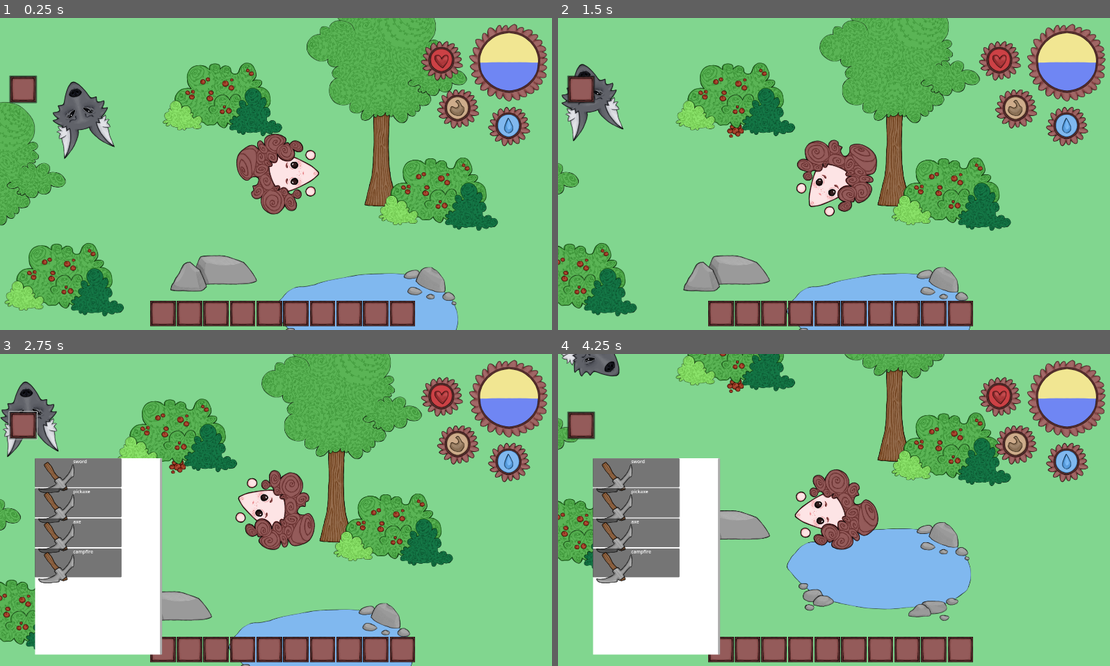
Above: before the commit, frames 1-4 (two rows, left to right).
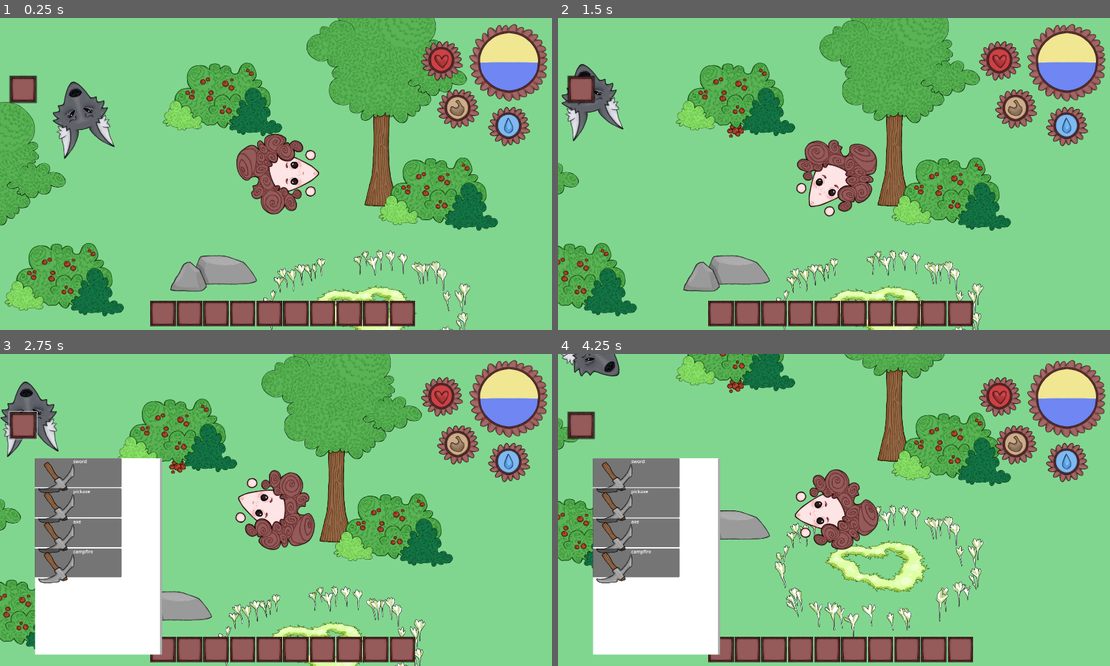
Above: after the commit, the same moments.

Repository: 7riciu/survival-game
Game: Godot game, scene res://scenes/game.tscn
Same seed, same stepped clock (60 frames per second), same inputs: the game is played once before the commit and once after it.
Inputs (mouse positions are in pixels of both pictures, inside the frame that each line leads up to):
- Up to frame 1 (0.25 s): no input
- Up to frame 2 (1.5 s): tap Enter at 0.5 s; move the mouse to (955, 158) at 0.52 s; hold Right (right) 0.53-1.25 s; tap E (e) at 0.6 s; tap Q (q) at 0.8 s; click (723, 314) at 1.27 s
- Up to frame 3 (2.75 s): click (22, 425) at 2 s
- Up to frame 4 (4.25 s): click "sword" at 2.75 s; move the mouse to (723, 525) at 3.52 s; hold Down (down) from 3.53 s (still down); tap Q (q) at 3.6 s; tap R (r) at 3.8 s

The runs differ from the first frame. In frame 1, 4.3% of the frame differs, in the area x 47-86%, y 74-100%; in frame 2, 3.7%; in frame 3, 3.7%; in frame 4, 8.7%, in the area x 39-78%, y 48-91%.

Commit message:
Added new assets

Diff:
--- a/items/items_data.gd
+++ b/items/items_data.gd
@@ -7,3 +7,4 @@
 @export var stackable := true
 @export var edible: bool
 @export var holdable: bool
+@export var cookable: bool
--- a/items/meat.tres
+++ b/items/meat.tres
@@ -8,3 +8,4 @@
 id = "meat"
 display_name = "meat"
 icon = ExtResource("1_yb1o0")
+cookable = true
--- a/scenes/flower_ring.tscn
+++ b/scenes/fairy_ring.tscn
@@ -1,17 +1,17 @@
 [gd_scene load_steps=6 format=3 uid="uid://nipljqkcopit"]
 
-[ext_resource type="Script" uid="uid://cdy6afmsevupm" path="res://scripts/flower_ring.gd" id="1_uliyj"]
-[ext_resource type="Texture2D" uid="uid://vru8l24wl25t" path="res://assets/lake.png" id="2_xxofp"]
+[ext_resource type="Script" uid="uid://cdy6afmsevupm" path="res://scripts/fairy_ring.gd" id="1_uliyj"]
+[ext_resource type="Texture2D" uid="uid://b0aqv0puxiet7" path="res://assets/fairy_ring.PNG" id="2_vpxoe"]
 
-[sub_resource type="AtlasTexture" id="AtlasTexture_jeskq"]
-atlas = ExtResource("2_xxofp")
-region = Rect2(0, 0, 637, 341)
+[sub_resource type="AtlasTexture" id="AtlasTexture_dhn6y"]
+atlas = ExtResource("2_vpxoe")
+region = Rect2(0, 0, 723, 464)
 
 [sub_resource type="SpriteFrames" id="SpriteFrames_n2tmm"]
 animations = [{
 "frames": [{
 "duration": 1.0,
-"texture": SubResource("AtlasTexture_jeskq")
+"texture": SubResource("AtlasTexture_dhn6y")
 }],
 "loop": true,
 "name": &"default",
@@ -19,7 +19,7 @@
 }]
 
 [sub_resource type="RectangleShape2D" id="RectangleShape2D_ykp4m"]
-size = Vector2(391, 127)
+size = Vector2(351, 165)
 
 [node name="Flower_ring" type="Area2D"]
 script = ExtResource("1_uliyj")
@@ -28,5 +28,5 @@
 sprite_frames = SubResource("SpriteFrames_n2tmm")
 
 [node name="CollisionShape2D" type="CollisionShape2D" parent="."]
-position = Vector2(1.5, -0.5)
+position = Vector2(-7.5, -16.5)
 shape = SubResource("RectangleShape2D_ykp4m")
--- a/scenes/game.tscn
+++ b/scenes/game.tscn
@@ -8,7 +8,7 @@
 [ext_resource type="PackedScene" uid="uid://ckwvuyrgnghru" path="res://scenes/bush.tscn" id="5_iywne"]
 [ext_resource type="Texture2D" uid="uid://d2u7yye4s1phg" path="res://assets/artlog 1.png" id="7_kvuet"]
 [ext_resource type="PackedScene" uid="uid://cif56t0m63o21" path="res://scenes/rock.tscn" id="8_gee14"]
-[ext_resource type="PackedScene" uid="uid://nipljqkcopit" path="res://scenes/flower_ring.tscn" id="10_vtaks"]
+[ext_resource type="PackedScene" uid="uid://nipljqkcopit" path="res://scenes/fairy_ring.tscn" id="10_vtaks"]
 [ext_resource type="PackedScene" uid="uid://8shn8hwalmlg" path="res://scenes/wolf.tscn" id="15_ir15t"]
 
 [sub_resource type="TileSetAtlasSource" id="TileSetAtlasSource_u5sy4"]
--- a/scripts/flower_ring.gd
+++ b/scripts/fairy_ring.gd
@@ -18,7 +18,7 @@
 	if body.is_in_group("player"):
 		can_bless = false
 
-func _process(delta: float) -> void:
+func _process(_delta: float) -> void:
 	if can_bless and Input.is_action_just_pressed("e"):
 			player.health = 100
 			health_bar.value = 100
Binary file added: assets/axe.PNG
Not shown, added: assets/axe.PNG.import
Binary file added: assets/fairy_ring.PNG
Not shown, added: assets/fairy_ring.PNG.import
Binary file added: assets/grass_patch_light.PNG
Not shown, added: assets/grass_patch_light.PNG.import
Binary file added: dragonfly.PNG
Not shown, added: dragonfly.PNG.import
Binary file added: rock_fly.PNG
Not shown, added: rock_fly.PNG.import
Renamed: scripts/flower_ring.gd.uid -> scripts/fairy_ring.gd.uid
Not shown, changed: .DS_Store
